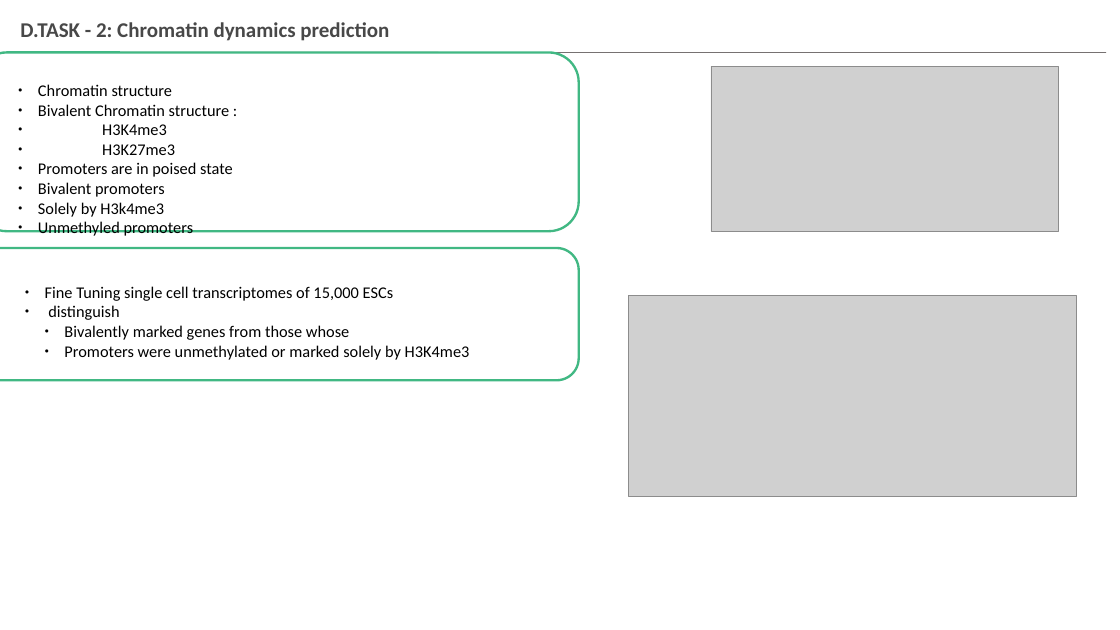
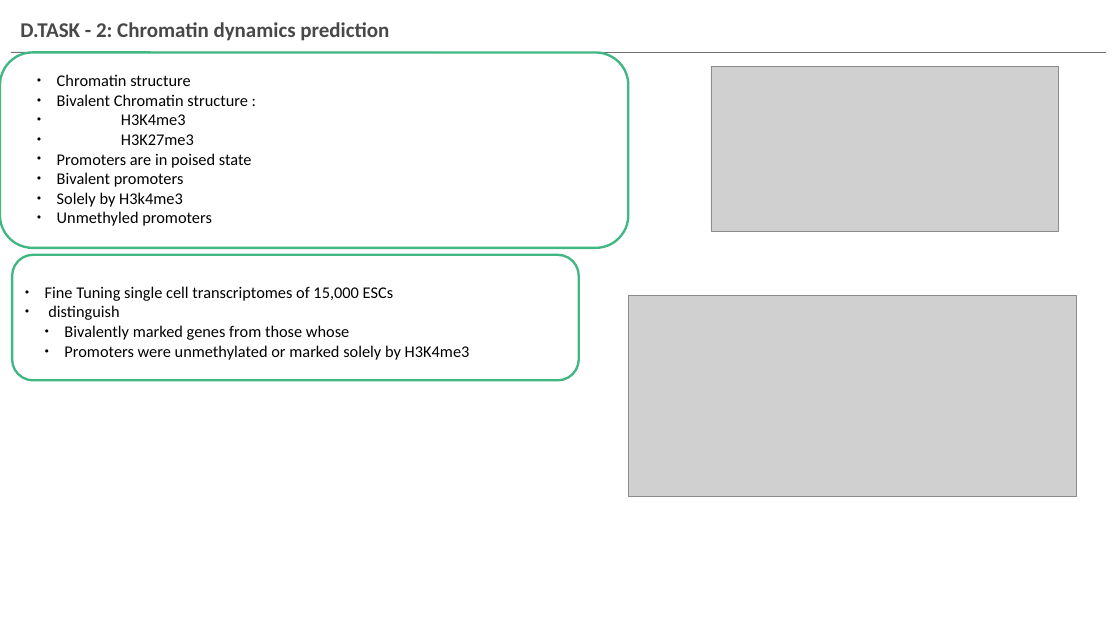
Before and after one commit to v-dev688/presentations, a slide deck: slide 16 of GENEFOREMER (1).pptx (slide 15 before the commit). Drawn at 1120x630 pixels with LibreOffice and Linux fonts; fonts in the diff are those of the drawing; grey boxes stand for pictures. Boxes give left, top, right and bottom in pixels: in the first picture for what was removed or moved away, otherwise in the second. Text is boxed around its words. In the diff, an @@ line names an element or a change of style, - is before the commit and + after.

```diff
--- a/GENEFOREMER (1).pptx
+++ b/GENEFOREMER (1).pptx
@@ rounded rectangle: place and size @@
-rounded rectangle at (0,52,579,231)
+rounded rectangle at (0,52,628,248)
@@ text "Chromatin structure": place and size @@
-text "Chromatin structure" at (38,84,233,236)
+text "Chromatin structure" at (57,74,252,226)
@@ rounded rectangle: place and size @@
-rounded rectangle at (0,248,579,380)
+rounded rectangle at (12,255,579,380)
```
Also in this commit, not shown: 1 other slide changed, 1 slide added.
